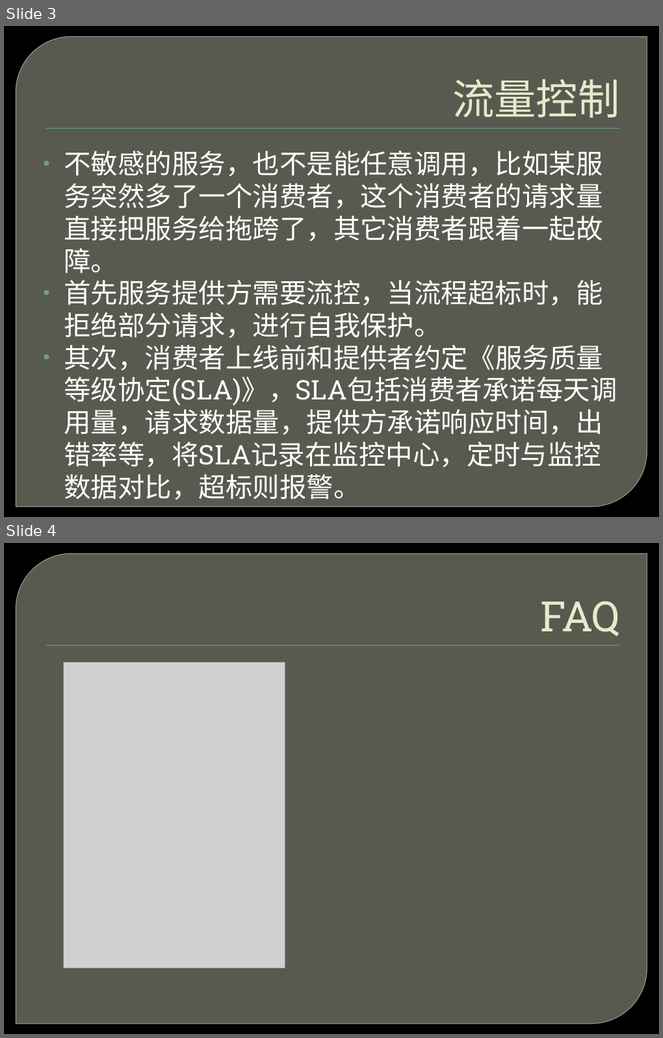
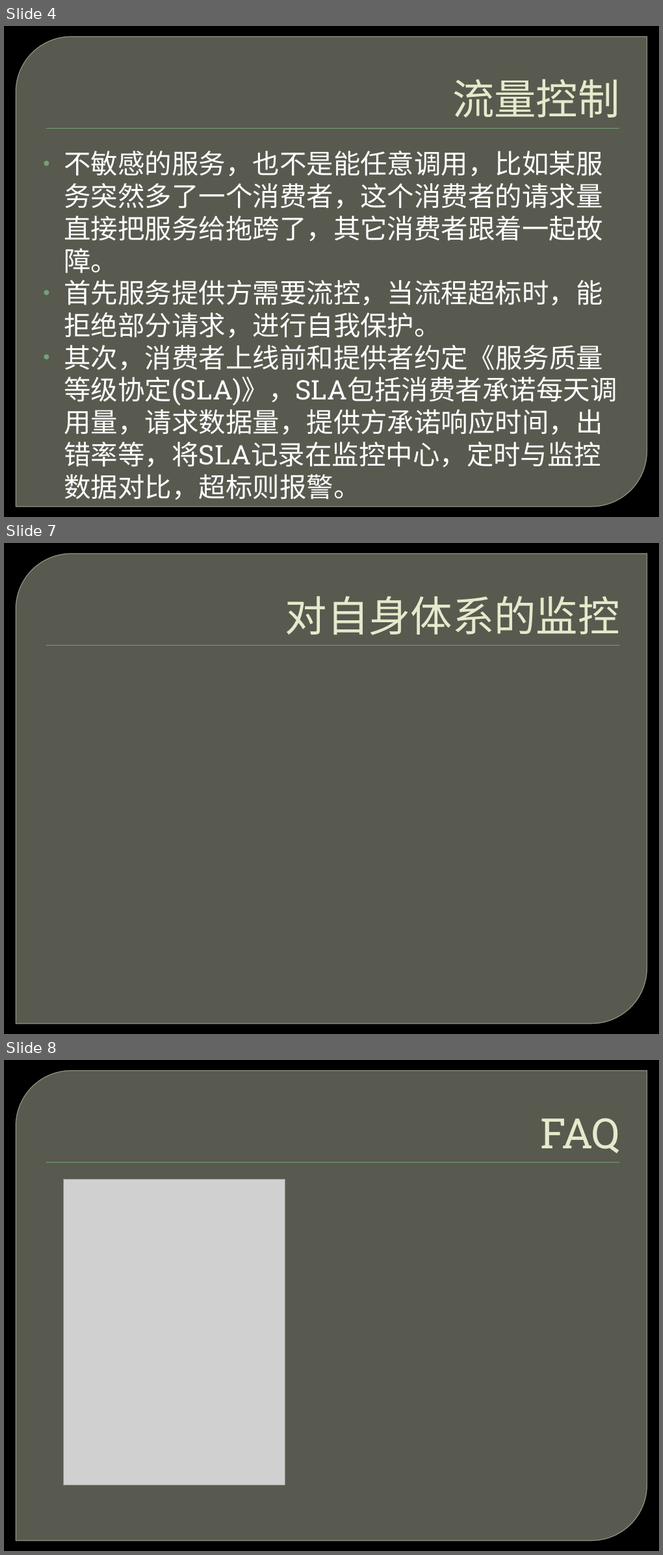
Before and after one commit to ghj1976/lecture, a slide deck: SOA服务监控/监控.pptx. Shown one above the other, each under a label of ours: slides 3 and 4 before the commit, slides 4, 7 and 8 after it; the slides between them are not shown. The pictures are 663x1038 and 663x1555 pixels, drawn with LibreOffice and Linux fonts; fonts in the diff are those of the drawing; grey boxes stand for pictures; background and template pictures are left out. Boxes give left, top, right and bottom in pixels: in the first picture for what was removed or moved away, otherwise in the second. Text is boxed around its words. In the diff, an @@ line names an element or a change of style, - is before the commit and + after.

```diff
--- a/SOA服务监控/监控.pptx
+++ b/SOA服务监控/监控.pptx
@@ slide 7 added at (4,543,659,1034), background picture (left out); not listed: 2 template elements that a slide beside it also shows @@
@@ title added at (285,596,620,635), 46 pt, text #E7EACB @@
+对自身体系的监控
@@ what was slide 3 is now slide 4 @@
@@ what was slide 4 is now slide 8 @@
```
Also in this commit, not shown: 3 other slides added, 8 other files.
